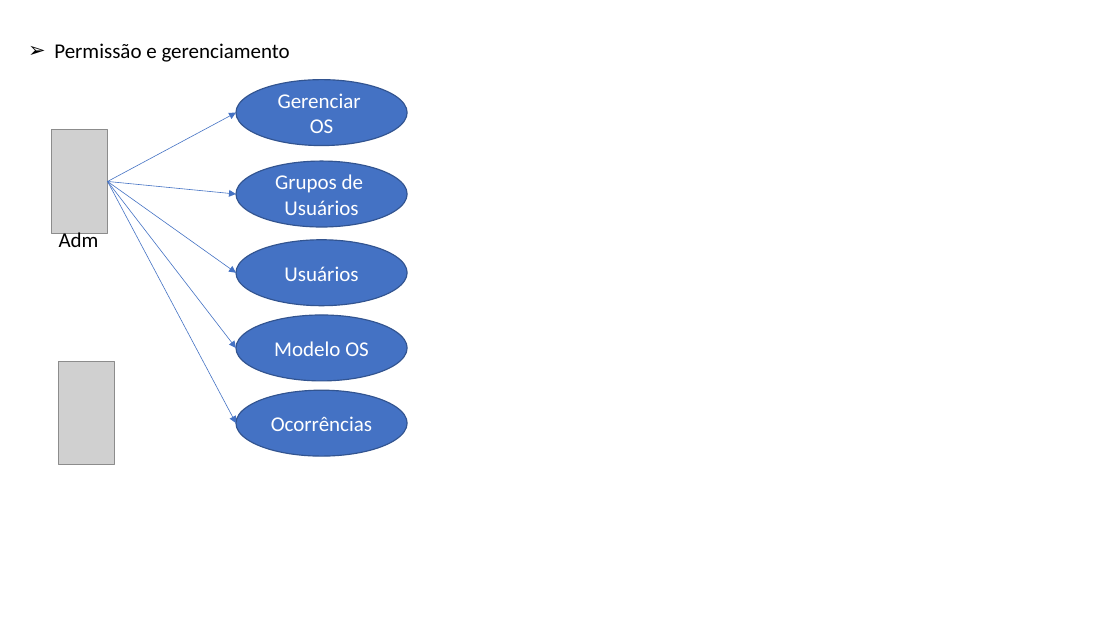
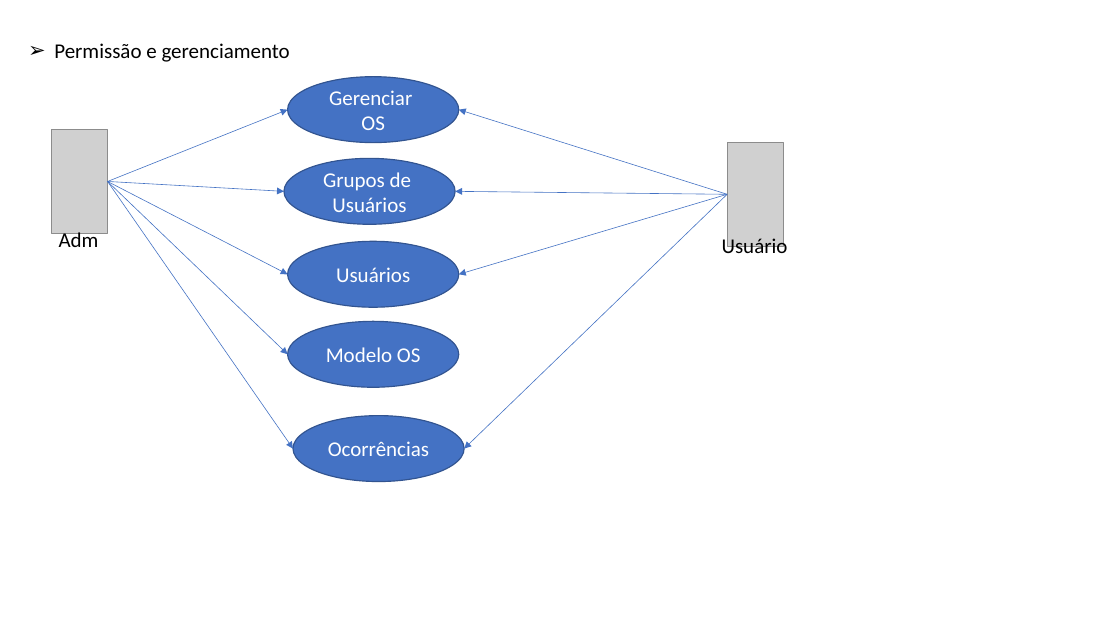
Before and after one commit to liorspencer/RepairIQ, a slide deck: slide 4 of docs/DiagramaCasoDeUso.pptx. Drawn at 1120x630 pixels with LibreOffice and Linux fonts; fonts in the diff are those of the drawing; grey boxes stand for pictures. Boxes give left, top, right and bottom in pixels: in the first picture for what was removed or moved away, otherwise in the second. Text is boxed around its words. In the diff, an @@ line names an element or a change of style, - is before the commit and + after.

```diff
--- a/docs/DiagramaCasoDeUso.pptx
+++ b/docs/DiagramaCasoDeUso.pptx
@@ ellipse "Gerenciar": place and size @@
-ellipse "Gerenciar" at [236,80,408,146]
+ellipse "Gerenciar" at [287,76,459,143]
@@ arrow moved from (108, 181) - (236, 113) to (108, 181) - (287, 110) @@
@@ arrow added from (728, 194) to (459, 110), #4472C4 0.5 pt @@
@@ picture: place and size @@
-picture at [58,361,113,465]
+picture at [728,143,783,246]
@@ ellipse "Grupos de": place and size @@
-ellipse "Grupos de" at [236,161,408,228]
+ellipse "Grupos de" at [284,159,455,225]
@@ arrow moved from (108, 181) - (236, 348) to (108, 181) - (287, 355) @@
@@ arrow moved from (108, 181) - (236, 273) to (108, 181) - (287, 275) @@
@@ arrow moved from (108, 181) - (236, 194) to (108, 181) - (284, 192) @@
@@ arrow moved from (108, 181) - (236, 423) to (108, 181) - (293, 449) @@
@@ arrow added from (728, 194) to (455, 192), #4472C4 0.5 pt @@
@@ arrow added from (728, 194) to (459, 275), #4472C4 0.5 pt @@
@@ arrow added from (728, 194) to (465, 449), #4472C4 0.5 pt @@
@@ text added at [722,236,788,260], 18 pt, text #000000 @@
+Usuário
@@ ellipse "Usuários": place and size @@
-ellipse "Usuários" at [236,239,408,306]
+ellipse "Usuários" at [287,241,459,308]
@@ ellipse "Modelo OS": place and size @@
-ellipse "Modelo OS" at [236,315,408,381]
+ellipse "Modelo OS" at [287,322,459,388]
@@ ellipse "Ocorrências": place and size @@
-ellipse "Ocorrências" at [236,391,408,457]
+ellipse "Ocorrências" at [293,416,465,482]
```
Also in this commit, not shown: 1 other slide changed, 2 slides added.
